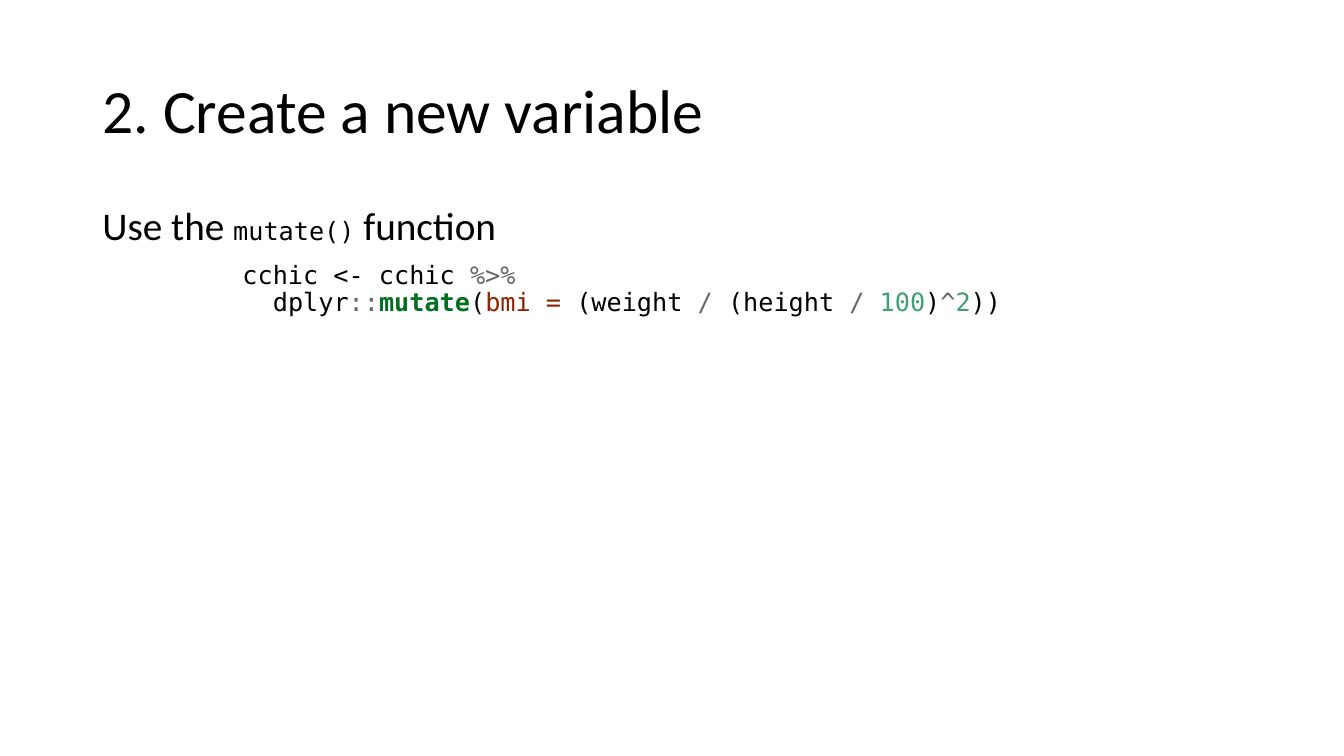
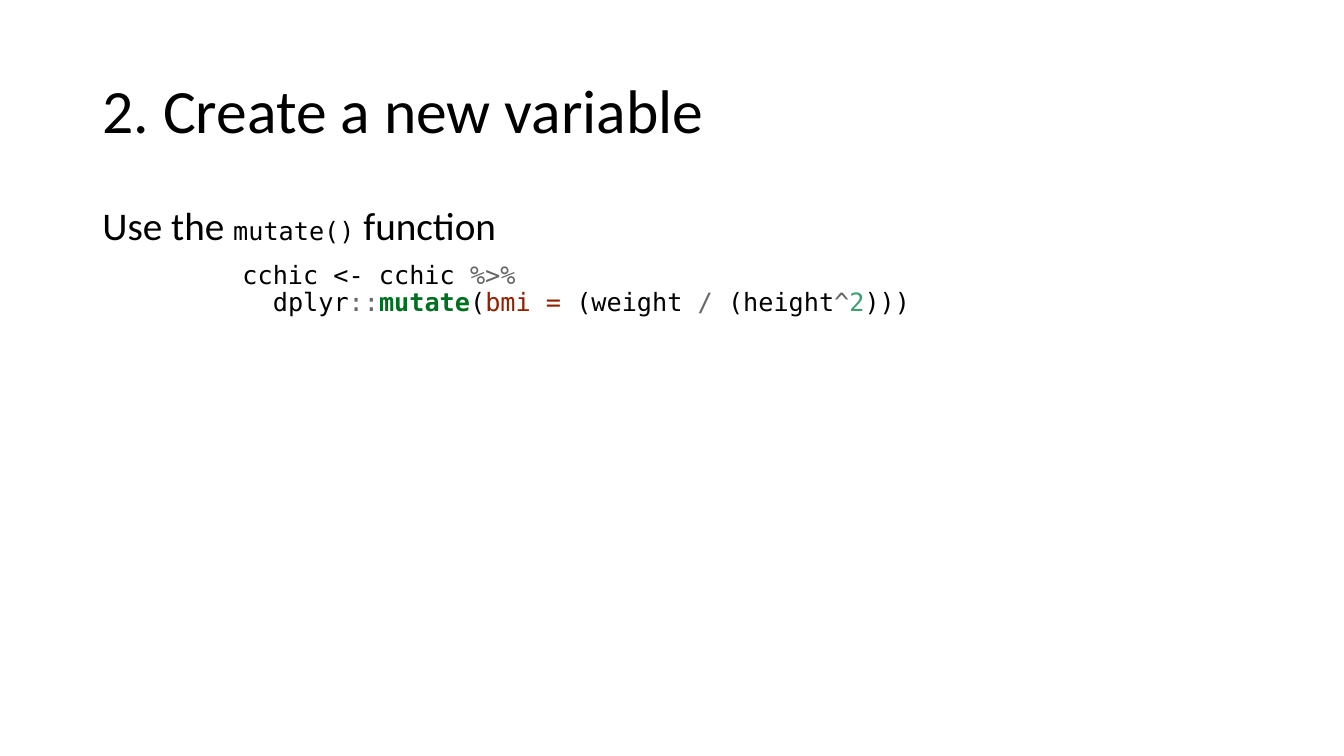
Before and after one commit to ClinicianCoders/ClinicianCoders, a slide deck: slide 23 of Workshops/Workshop4.pptx. Drawn at 1344x756 pixels with LibreOffice and Linux fonts; fonts in the diff are those of the drawing. Boxes give left, top, right and bottom in pixels: in the first picture for what was removed or moved away, otherwise in the second. Text is boxed around its words. In the diff, an @@ line names an element or a change of style, - is before the commit and + after.

```diff
--- a/Workshops/Workshop4.pptx
+++ b/Workshops/Workshop4.pptx
@@ text at bbox=[242, 265, 910, 317]: text changed @@
-cchic <- cchic %>%
-dplyr::mutate(bmi = (weight / (height / 100)^2))
+cchic <- cchic %>%
+dplyr::mutate(bmi = (weight / (height^2)))
```
Also in this commit, not shown: 1 other slide changed, 3 other files.
